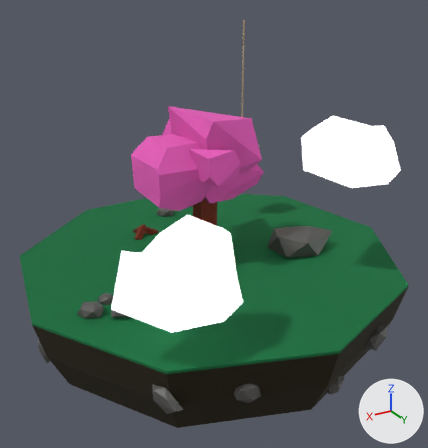
A saved change to the Blender file woods/references/tree_bench_uvunwrapped.blend.
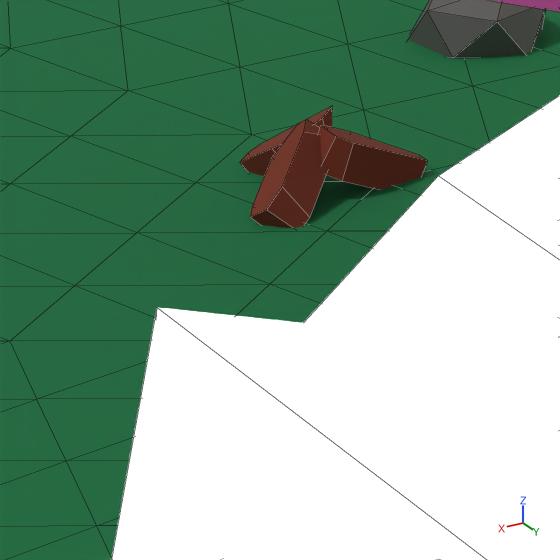
Each version appears first whole from a 50 mm camera at (9.95, 18.98, 10.49) aimed at (-0.76, 1.14, 1.57), and next in a close-up on the part from 23% to 41% of the width and 47% to 64% of the height. Arrows for +X, +Y and +Z are at lower right; the lights stay in place. The close-ups show mesh edges as thin lines.
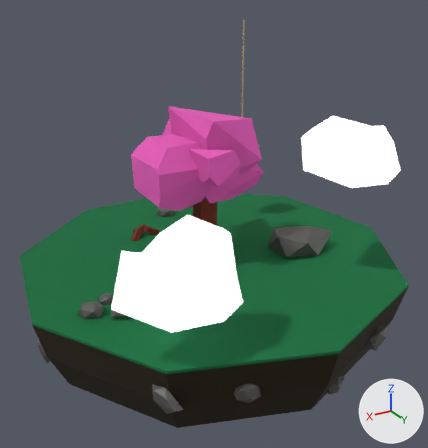
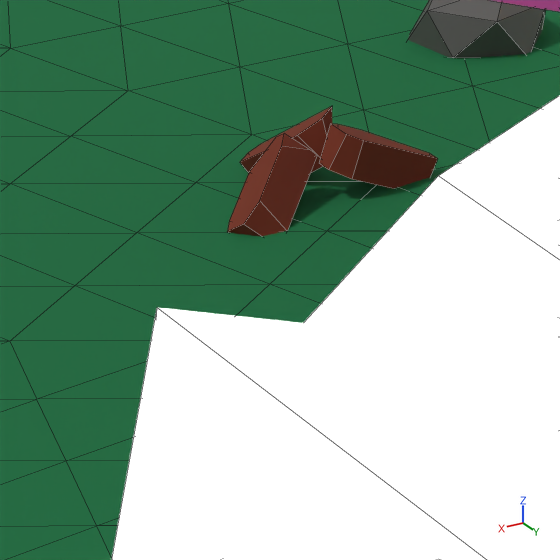
Changed parts and their boxes [x1, y1, x2, y2] in the close-ups (560 x 560 px):
```json
{"object": "Cube.017", "change": "moved", "before": [250, 119, 328, 228], "after": [227, 133, 317, 236]}
{"object": "Cube.019", "change": "moved", "before": [319, 126, 427, 190], "after": [319, 124, 438, 189]}
```

Scene script edits in JSON lines:
```json
{"op": "set", "path": "ob_cube_017.location", "old": "(0.778, -2.201, 0.176)", "new": "(0.931, -2.176, 0.132)"}
{"op": "set", "path": "ob_cube_019.location", "old": "(0.424, -2.288, 0.138)", "new": "(0.373, -2.257, 0.152)"}
```
